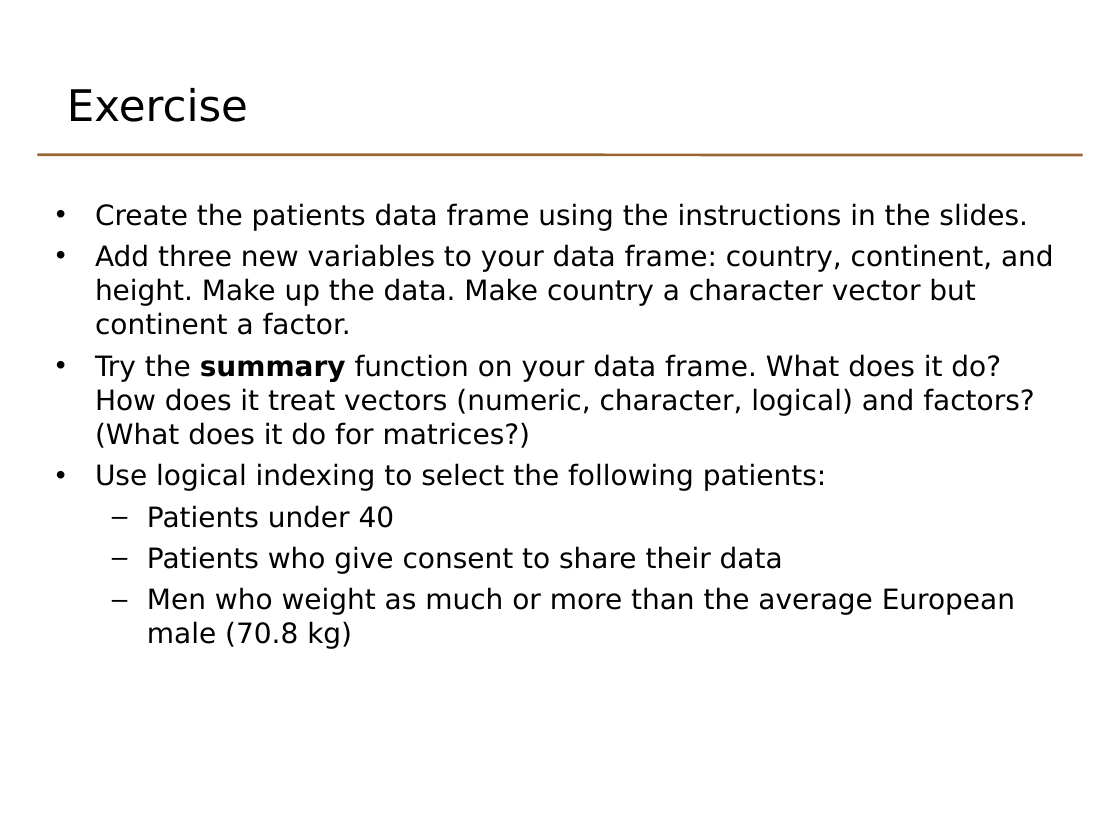
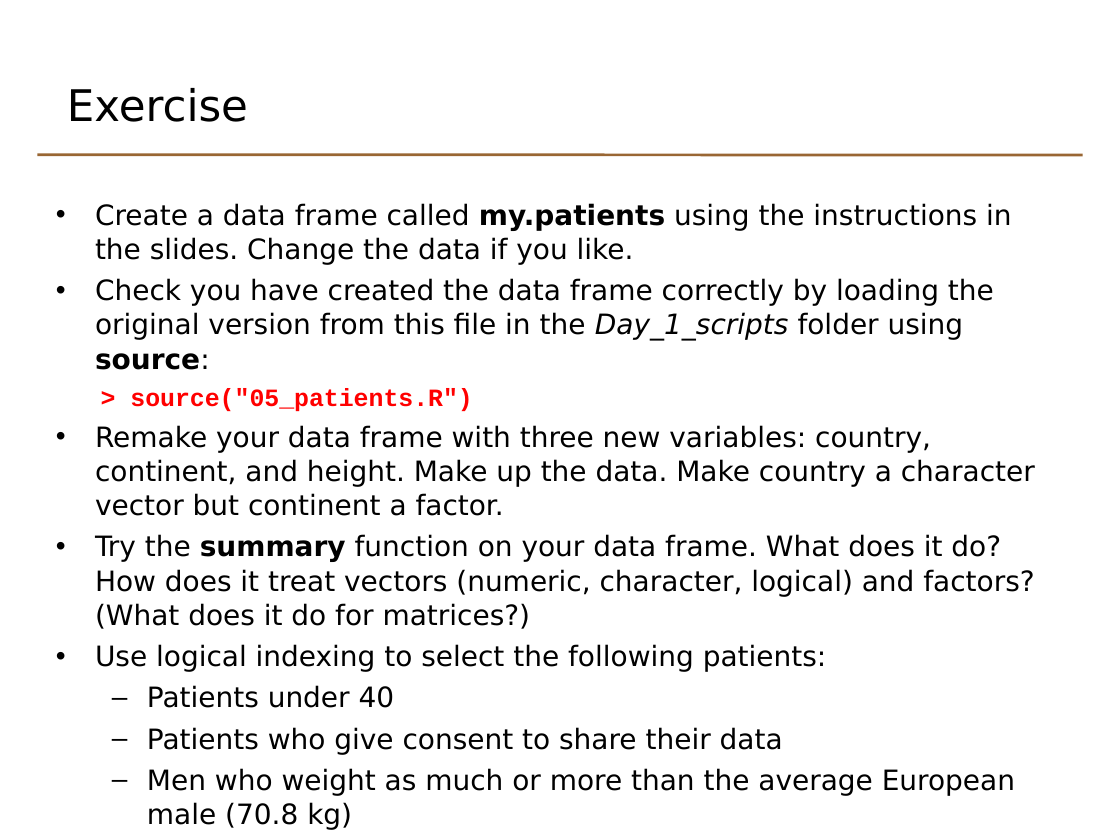
Before and after one commit to lgatto/TeachingMaterial, a slide deck: slide 15 of odp/basicr_day1_2_data_structures.odp (slide 14 before the commit). Drawn at 1120x840 pixels with LibreOffice and Linux fonts; fonts in the diff are those of the drawing. Boxes give left, top, right and bottom in pixels: in the first picture for what was removed or moved away, otherwise in the second. Text is boxed around its words. In the diff, an @@ line names an element or a change of style, - is before the commit and + after.

Commit message:
Add genome size exercise to introduction; explain character vectors; return list example; shift source instruction for patients dataframe; rewrite programming techniques section; add model formula explanation

```diff
--- a/odp/basicr_day1_2_data_structures.odp
+++ b/odp/basicr_day1_2_data_structures.odp
@@ text at [95, 203, 1035, 516]: text changed @@
-• Create the patients data frame using the instructions in the slides.
-• Add three new variables to your data frame: country, continent, and height. Make up the data. Make country a character vector but continent a factor.
+• Create a data frame called my.patients using the instructions in the slides. Change the data if you like.
+• Check you have created the data frame correctly by loading the original version from this file in the Day_1_scripts folder using source:
+> source("05_patients.R")
+• Remake your data frame with three new variables: country, continent, and height. Make up the data. Make country a character vector but continent a factor.
```
Also in this commit, not shown: 4 other slides changed, 2 slides added, 1 slide removed, 9 other files.
